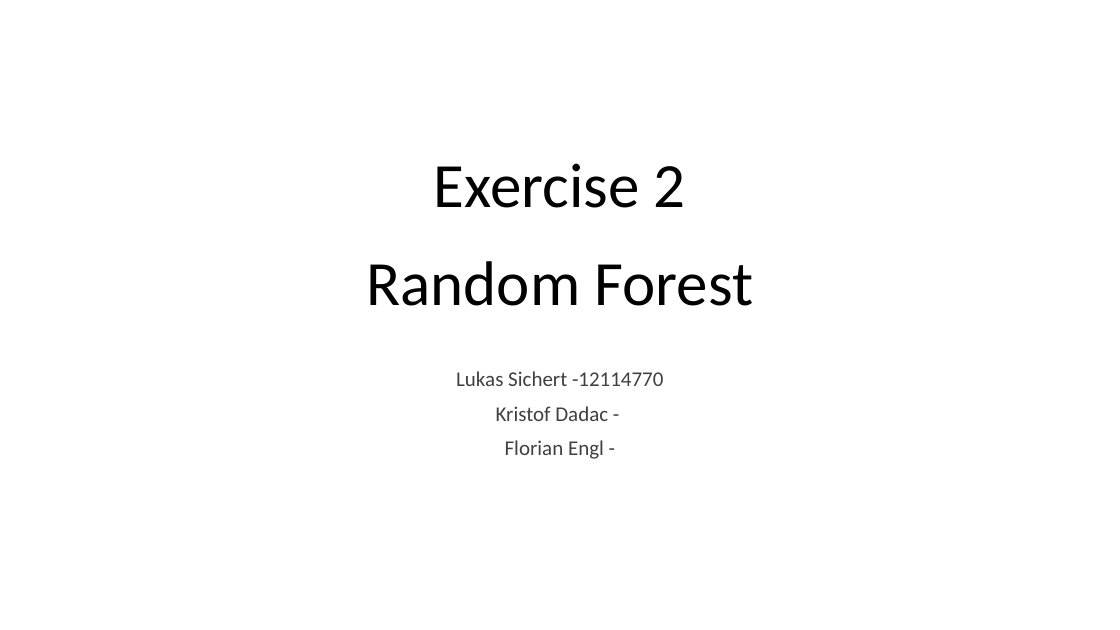
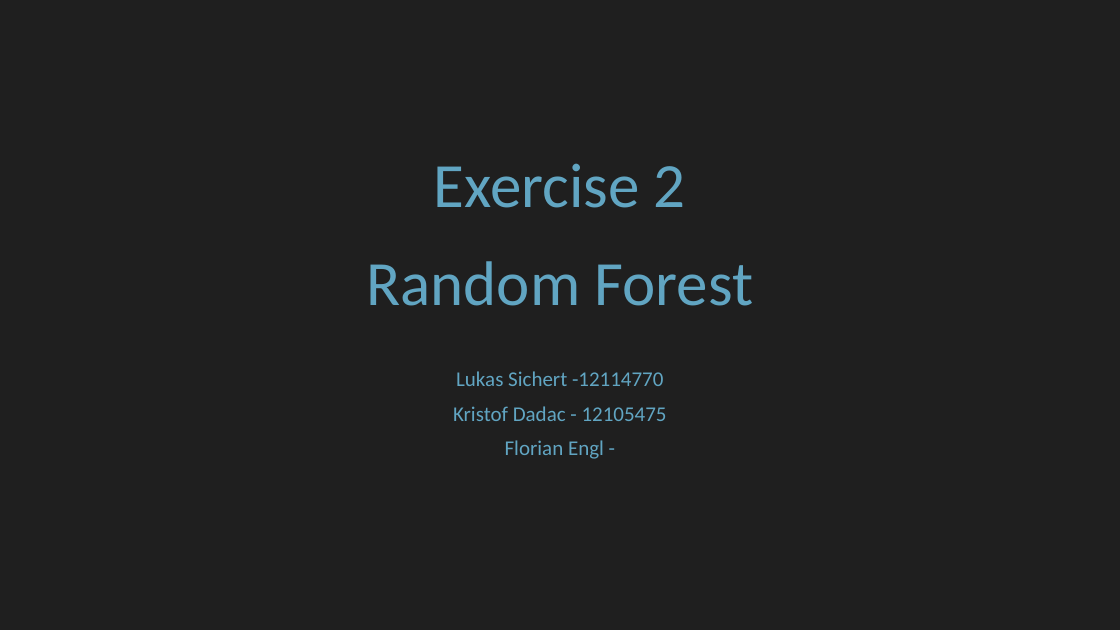
Before and after one commit to floengl/Machine-Learning, a slide deck: slide 1 of Exercise_2/Exercie2_slides.pptx. Drawn at 1120x630 pixels with LibreOffice and Linux fonts; fonts in the diff are those of the drawing. Boxes give left, top, right and bottom in pixels: in the first picture for what was removed or moved away, otherwise in the second. Text is boxed around its words. In the diff, an @@ line names an element or a change of style, - is before the commit and + after.

```diff
--- a/Exercise_2/Exercie2_slides.pptx
+++ b/Exercise_2/Exercie2_slides.pptx
@@ background #FFFFFF to #1F1F1F @@
@@ title "Exercise 2 Random Forest" at (366,163,754,306): text colour #000000 to #61A5C2 @@
@@ subtitle at (456,371,663,459): text colour #404040 to #61A5C2 in "Lukas Sichert -12114770", "Florian Engl -" @@
@@ subtitle at (453,406,667,421): text changed; text colour #404040 to #61A5C2 @@
-Kristof Dadac -
+Kristof Dadac - 12105475
```
Also in this commit, not shown: 4 other slides changed, 10 slides added, 3 other files.
